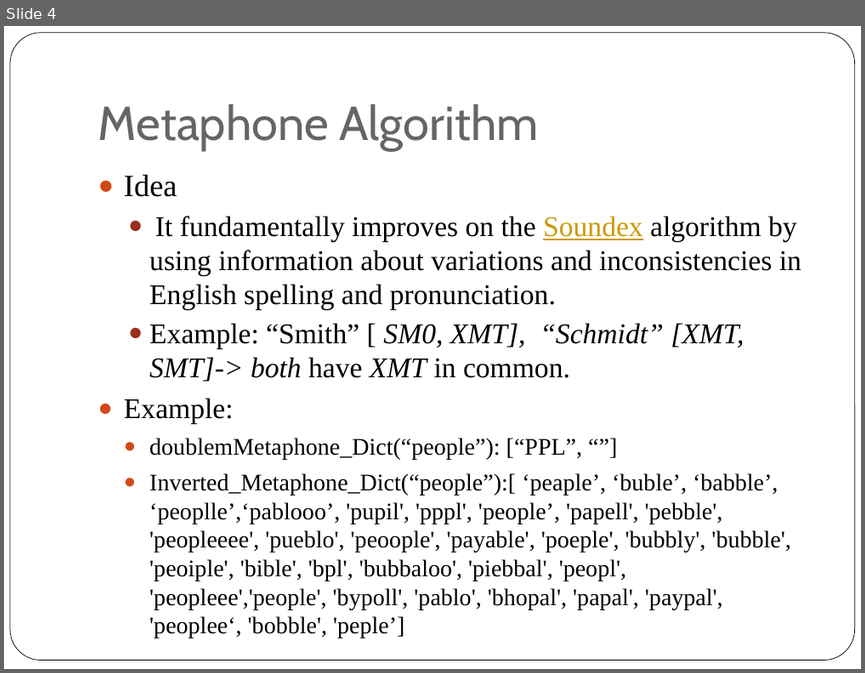
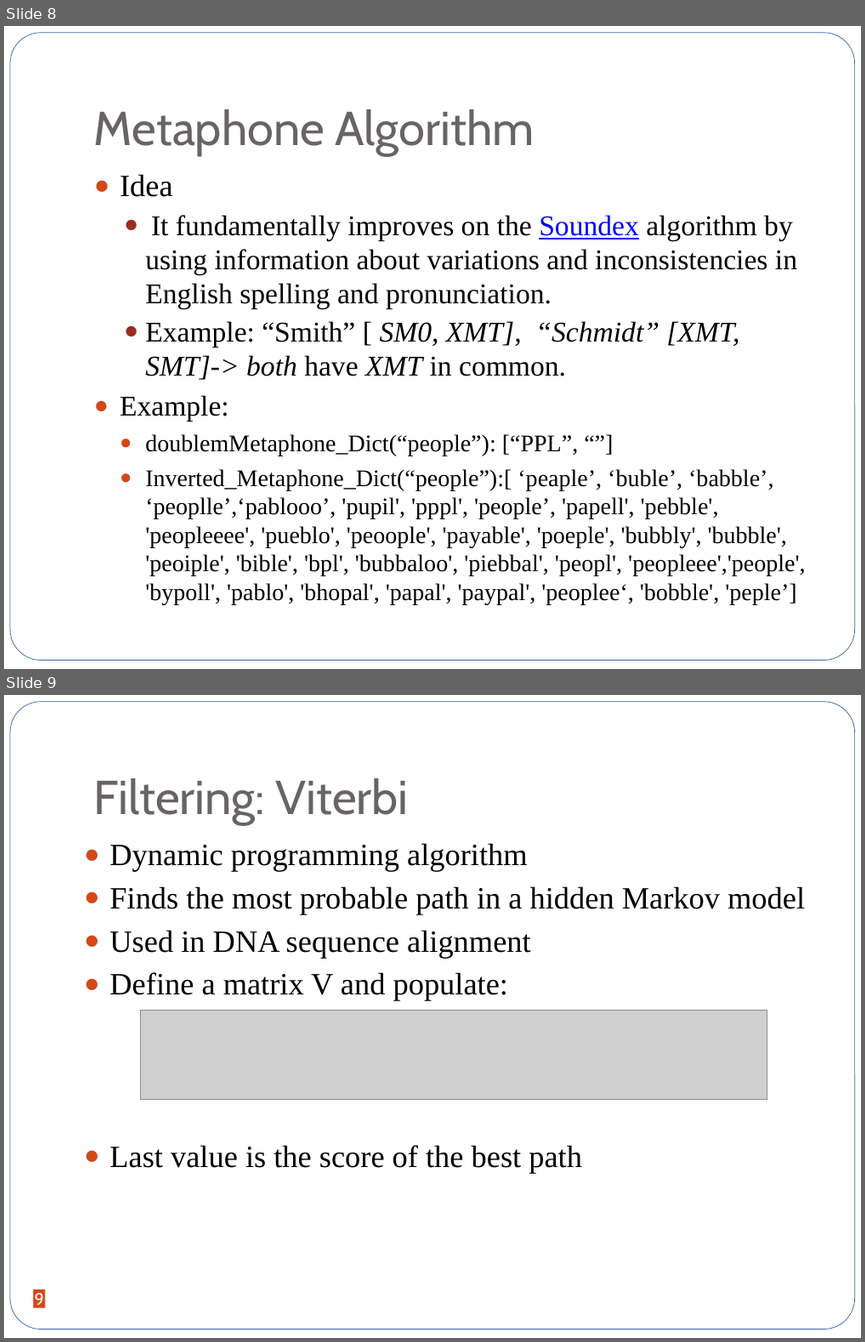
Before and after one commit to jxjzhang/CS246, a slide deck: Tweets purification.pptx. Shown one above the other, each under a label of ours: slide 4 before the commit, slides 8 and 9 after it. The pictures are 865x673 and 865x1342 pixels, drawn with LibreOffice and Linux fonts; fonts in the diff are those of the drawing; grey boxes stand for pictures. Boxes give left, top, right and bottom in pixels: in the first picture for what was removed or moved away, otherwise in the second. Text is boxed around its words. In the diff, an @@ line names an element or a change of style, - is before the commit and + after.

```diff
--- a/Tweets purification.pptx
+++ b/Tweets purification.pptx
@@ slide 9 added at (4, 695, 861, 1338), background #FFFFFF; not listed: 1 template element that a slide beside it also shows @@
@@ title added at (94, 778, 409, 824), 40 pt, text #696464 @@
+Filtering: Viterbi
@@ text added at (109, 843, 805, 1173), 26 pt, text #000000 @@
+● Dynamic programming algorithm
+● Finds the most probable path in a hidden Markov model
+● Used in DNA sequence alignment
+● Define a matrix V and populate:
+● Last value is the score of the best path
@@ picture added at (141, 1010, 767, 1100) @@
@@ page number added at (33, 1289, 45, 1308), fill #D34817, 14 pt, text #FFFFFF @@
+9
@@ what was slide 4 is now slide 8 @@
@@ slide 8 changed as well @@
@@ rounded rectangle at (10, 33, 855, 660): outline #000000 0.5 pt to none @@
@@ title "Metaphone Algorithm": place and size @@
-title "Metaphone Algorithm" at (98, 104, 539, 151)
+title "Metaphone Algorithm" at (94, 109, 534, 155)
@@ text "Idea" at (120, 174, 805, 605): text colour #CC9900 to #0000FF in "Soundex" @@
```
Also in this commit, not shown: 3 other slides changed, 10 other slides added.
